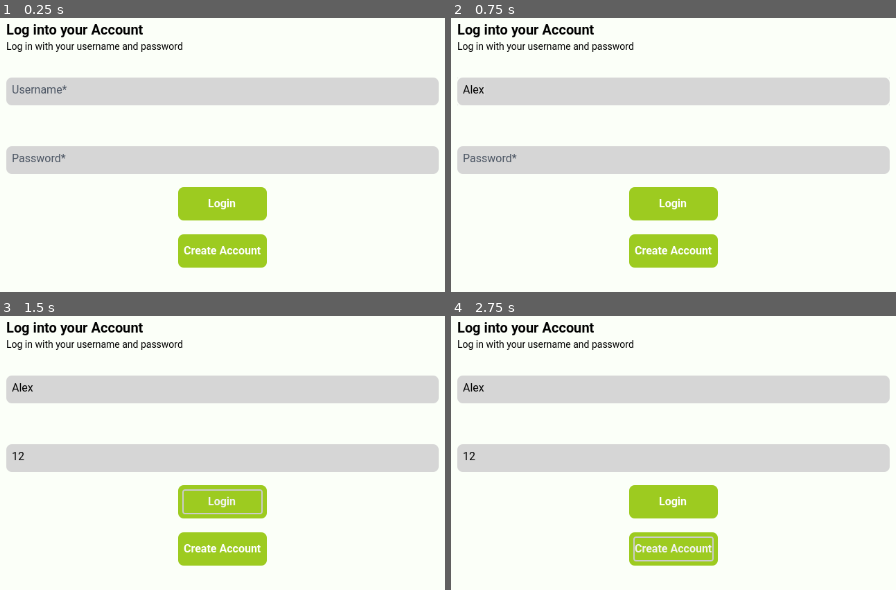
Above: before the commit, frames 1-4 (two rows, left to right).
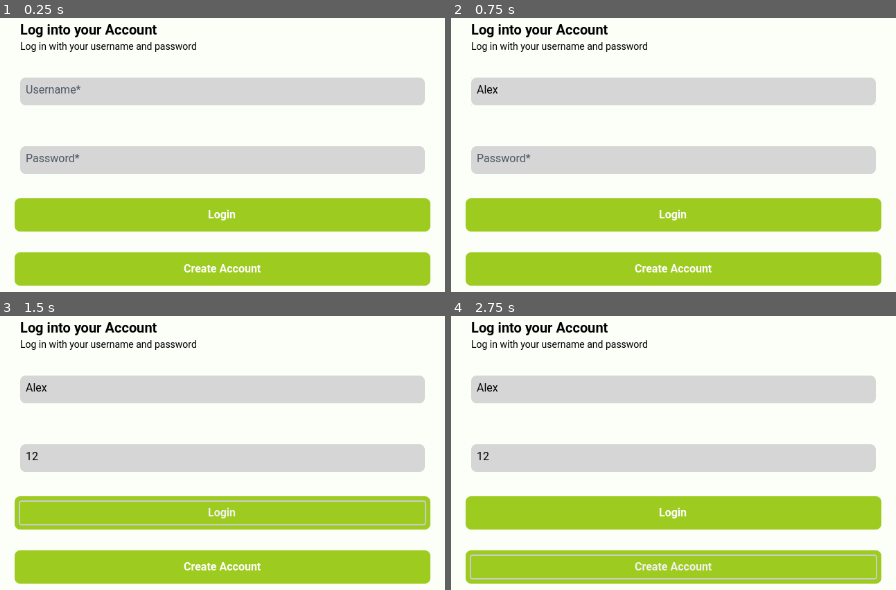
Above: after the commit, the same moments.

Repository: JUB-Yoush/4443-project
Game: Godot game, scene res://views/login.tscn
Same seed, same stepped clock (60 frames per second), same inputs: the game is played once before the commit and once after it. The project has no main scene, so this scene is started directly.
Inputs (mouse positions are in pixels of both pictures, inside the frame that each line leads up to):
- Up to frame 1 (0.25 s): no input
- Up to frame 2 (0.75 s): click (673, 91) at 0.52 s; type "Alex" at 0.6 s
- Up to frame 3 (1.5 s): click (222, 458) at 0.75 s; type "12" at 0.83 s; click "Login" at 1.25 s
- Up to frame 4 (2.75 s): click "Create Account" at 2 s

The runs differ from the first frame. In frame 1, 26% of the frame differs, in the area x 1-99%, y 2-98%; in frame 2, 26%; in frame 3, 26%; in frame 4, 26%.

Commit message:
making app functional

Diff:
--- a/new_game_project/controllers/login.gd
+++ b/new_game_project/controllers/login.gd
@@ -7,9 +7,11 @@
 @onready var usernameError := %UsernameError
 @onready var passwordError := %PasswordError
 
+@onready var loginError := %LoginError
+
+
 @onready var loginBtn := %LoginButton
 @onready var signupBtn := %SignupButton
-
 
 func _ready() -> void:
 	loginBtn.pressed.connect(login)
@@ -18,10 +20,18 @@
 func login() -> void:
 	passwordError.text = ""
 	usernameError.text = ""
+	loginError.text = ""
 
 	if usernameField.text == "":
 		usernameError.text = "Username cannot be empty"
+		return
 	if passwordField.text == "":
 		passwordError.text = "Password cannot be empty"
+		return
 
-	pass
+	var user := AppData.get_user(usernameField.text)
+
+	if user == null || user.password != passwordField.text:
+		loginError.text = "Username or password incorrect"
+
+	AppData.login_user(user)
--- a/new_game_project/db/database.gd
+++ b/new_game_project/db/database.gd
@@ -2,6 +2,7 @@
 class_name AppData
 
 var users: Array[User]
+var logged_in_user:User
 
 static var ref:AppData
 
@@ -29,3 +30,21 @@
     get_db().users.append(user)
     AppData.save()
     pass
+
+static func get_user(username:String) -> User:
+    var db = get_db()
+    for user in db.users:
+        if user.username == username:
+            return user
+    return null
+
+static func login_user(user:User) -> void:
+    get_db().logged_in_user = user;
+    pass
+
+static func logout() -> void:
+    get_db().logged_in_user = null;
+    pass
+
+static func get_logged_in_user() -> User:
+    return get_db().logged_in_user
--- /dev/null
+++ b/new_game_project/db/shared_prefs.gd
@@ -0,0 +1 @@
+extends Node
--- a/new_game_project/project.godot
+++ b/new_game_project/project.godot
@@ -15,6 +15,10 @@
 run/low_processor_mode=true
 config/icon="res://icon.svg"
 
+[autoload]
+
+SharedPrefs="*res://db/shared_prefs.gd"
+
 [display]
 
 window/size/viewport_width=648
--- a/new_game_project/views/home.tscn
+++ b/new_game_project/views/home.tscn
@@ -6,6 +6,7 @@
 [ext_resource type="Texture2D" uid="uid://dviean0unsa53" path="res://assets/ui/icons/Group 21.png" id="3_n66jl"]
 [ext_resource type="Texture2D" uid="uid://4gjdl5dm2vqe" path="res://assets/ui/icons/Ellipse 6.png" id="4_ux27p"]
 [ext_resource type="Texture2D" uid="uid://fc4ow5kjqkj6" path="res://assets/ui/icons/gg_add.png" id="5_n66jl"]
+[ext_resource type="PackedScene" path="res://views/navbar.tscn" id="7_pem21"]
 
 [sub_resource type="StyleBoxFlat" id="StyleBoxFlat_u36bc"]
 bg_color = Color(0.489622, 0.489622, 0.489622, 1)
@@ -401,3 +402,10 @@
 fit_content = true
 scroll_active = false
 horizontal_alignment = 3
+
+[node name="NavBar" parent="." instance=ExtResource("7_pem21")]
+layout_mode = 0
+offset_left = 1.0
+offset_top = 1044.0
+offset_right = 646.0
+offset_bottom = 1150.0
--- a/new_game_project/views/login.tscn
+++ b/new_game_project/views/login.tscn
@@ -79,6 +79,7 @@
 [node name="MarginContainer4" type="MarginContainer" parent="MarginContainer/VBoxContainer"]
 layout_mode = 2
 theme_override_constants/margin_top = 32
+theme_override_constants/margin_bottom = 16
 
 [node name="PasswordField" type="TextEdit" parent="MarginContainer/VBoxContainer/MarginContainer4"]
 unique_name_in_owner = true
@@ -100,9 +101,7 @@
 
 [node name="MarginContainer" type="MarginContainer" parent="MarginContainer/VBoxContainer"]
 layout_mode = 2
-theme_override_constants/margin_left = 256
-theme_override_constants/margin_right = 256
-theme_override_constants/margin_bottom = 32
+theme_override_constants/margin_bottom = 10
 
 [node name="LoginButton" type="Button" parent="MarginContainer/VBoxContainer/MarginContainer"]
 unique_name_in_owner = true
@@ -114,10 +113,17 @@
 theme_override_styles/normal = ExtResource("2_g77um")
 text = "Login"
 
+[node name="LoginError" type="Label" parent="MarginContainer/VBoxContainer"]
+unique_name_in_owner = true
+visible = false
+layout_mode = 2
+theme_override_colors/font_color = Color(1, 0, 0, 1)
+theme_override_fonts/font = ExtResource("3_8va1s")
+text = "adfadfasdfasfasdf"
+
 [node name="MarginContainer2" type="MarginContainer" parent="MarginContainer/VBoxContainer"]
 layout_mode = 2
-theme_override_constants/margin_left = 256
-theme_override_constants/margin_right = 256
+theme_override_constants/margin_top = 32
 
 [node name="SignupButton" type="Button" parent="MarginContainer/VBoxContainer/MarginContainer2"]
 unique_name_in_owner = true
--- a/new_game_project/views/signup.tscn
+++ b/new_game_project/views/signup.tscn
@@ -1,6 +1,20 @@
-[gd_scene load_steps=2 format=3 uid="uid://fwgcdj117s66"]
+[gd_scene load_steps=8 format=3 uid="uid://5f6o86te5r6b"]
 
-[ext_resource type="Script" uid="uid://cvrkmgd1artk4" path="res://controllers/signup.gd" id="1_8iu7o"]
+[ext_resource type="Script" uid="uid://d4giq45p648pc" path="res://controllers/login.gd" id="1_yj5op"]
+[ext_resource type="Theme" uid="uid://b8o6p1tkrcyh8" path="res://assets/themes/mainScreen.tres" id="2_c7nhb"]
+[ext_resource type="FontFile" uid="uid://dmv47mdya5kj5" path="res://assets/fonts/roboto/Roboto-Regular.ttf" id="3_i1rk7"]
+[ext_resource type="FontFile" uid="uid://d0ufi8aatsqjn" path="res://assets/fonts/roboto/Roboto-Italic.ttf" id="4_356c8"]
+[ext_resource type="FontFile" uid="uid://xgqmaqr2oy03" path="res://assets/fonts/roboto/Roboto-Bold.ttf" id="5_1tb6r"]
+[ext_resource type="StyleBox" uid="uid://dr1t3k8nlou4c" path="res://assets/themes/green_button.tres" id="6_mba3y"]
+
+[sub_resource type="StyleBoxFlat" id="StyleBoxFlat_g77um"]
+content_margin_left = 8.0
+content_margin_top = 8.0
+bg_color = Color(0.839216, 0.839216, 0.839216, 1)
+corner_radius_top_left = 8
+corner_radius_top_right = 8
+corner_radius_bottom_right = 8
+corner_radius_bottom_left = 8
 
 [node name="Signup" type="Control"]
 layout_mode = 3
@@ -9,84 +23,157 @@
 anchor_bottom = 1.0
 grow_horizontal = 2
 grow_vertical = 2
-script = ExtResource("1_8iu7o")
+script = ExtResource("1_yj5op")
 
-[node name="VBoxContainer" type="VBoxContainer" parent="."]
+[node name="MarginContainer" type="MarginContainer" parent="."]
 layout_mode = 1
 anchors_preset = 15
 anchor_right = 1.0
 anchor_bottom = 1.0
 grow_horizontal = 2
 grow_vertical = 2
+theme_override_constants/margin_left = 32
+theme_override_constants/margin_top = 64
+theme_override_constants/margin_right = 32
 
-[node name="FirstName" type="TextEdit" parent="VBoxContainer"]
+[node name="VBoxContainer" type="VBoxContainer" parent="MarginContainer"]
+layout_mode = 2
+
+[node name="Label" type="RichTextLabel" parent="MarginContainer/VBoxContainer"]
+layout_mode = 2
+theme = ExtResource("2_c7nhb")
+bbcode_enabled = true
+text = "[b]Log into your Account[/b]"
+fit_content = true
+
+[node name="Label2" type="RichTextLabel" parent="MarginContainer/VBoxContainer"]
+layout_mode = 2
+theme = ExtResource("2_c7nhb")
+bbcode_enabled = true
+text = "Log in with your username and password
+"
+fit_content = true
+
+[node name="MarginContainer3" type="MarginContainer" parent="MarginContainer/VBoxContainer"]
+layout_mode = 2
+theme_override_constants/margin_top = 32
+
+[node name="UsernameField" type="TextEdit" parent="MarginContainer/VBoxContainer/MarginContainer3"]
 unique_name_in_owner = true
+custom_minimum_size = Vector2(0, 40)
 layout_mode = 2
-placeholder_text = "Firstname *
-"
-scroll_fit_content_height = true
-
-[node name="FirstName2" type="Label" parent="VBoxContainer"]
-unique_name_in_owner = true
-layout_mode = 2
-theme_override_colors/font_color = Color(1, 0, 0, 1)
-text = "when username invalid"
-
-[node name="LastName" type="TextEdit" parent="VBoxContainer"]
-unique_name_in_owner = true
-layout_mode = 2
-placeholder_text = "Lastname *
-"
-scroll_fit_content_height = true
-
-[node name="FirstName3" type="Label" parent="VBoxContainer"]
-unique_name_in_owner = true
-layout_mode = 2
-theme_override_colors/font_color = Color(1, 0, 0, 1)
-text = "when username invalid"
-
-[node name="UserName" type="TextEdit" parent="VBoxContainer"]
-unique_name_in_owner = true
-layout_mode = 2
+theme_override_colors/font_placeholder_color = Color(0.294118, 0.333333, 0.388235, 1)
+theme_override_colors/font_color = Color(0, 0, 0, 1)
+theme_override_fonts/font = ExtResource("3_i1rk7")
+theme_override_styles/normal = SubResource("StyleBoxFlat_g77um")
 placeholder_text = "Username*
 "
 scroll_fit_content_height = true
 
-[node name="FirstName4" type="Label" parent="VBoxContainer"]
+[node name="UsernameError" type="Label" parent="MarginContainer/VBoxContainer"]
 unique_name_in_owner = true
 layout_mode = 2
 theme_override_colors/font_color = Color(1, 0, 0, 1)
-text = "when username invalid"
+theme_override_fonts/font = ExtResource("4_356c8")
 
-[node name="Password" type="TextEdit" parent="VBoxContainer"]
-unique_name_in_owner = true
+[node name="MarginContainer5" type="MarginContainer" parent="MarginContainer/VBoxContainer"]
 layout_mode = 2
-placeholder_text = "Password*
+
+[node name="UsernameField" type="TextEdit" parent="MarginContainer/VBoxContainer/MarginContainer5"]
+custom_minimum_size = Vector2(0, 40)
+layout_mode = 2
+theme_override_colors/font_placeholder_color = Color(0.294118, 0.333333, 0.388235, 1)
+theme_override_colors/font_color = Color(0, 0, 0, 1)
+theme_override_fonts/font = ExtResource("3_i1rk7")
+theme_override_styles/normal = SubResource("StyleBoxFlat_g77um")
+placeholder_text = "Username*
 "
 scroll_fit_content_height = true
 
-[node name="FirstName5" type="Label" parent="VBoxContainer"]
+[node name="UsernameError2" type="Label" parent="MarginContainer/VBoxContainer"]
 unique_name_in_owner = true
 layout_mode = 2
 theme_override_colors/font_color = Color(1, 0, 0, 1)
-text = "when username invalid"
+theme_override_fonts/font = ExtResource("4_356c8")
 
-[node name="MarginContainer" type="MarginContainer" parent="VBoxContainer"]
+[node name="MarginContainer6" type="MarginContainer" parent="MarginContainer/VBoxContainer"]
 layout_mode = 2
-theme_override_constants/margin_left = 128
-theme_override_constants/margin_right = 128
 
-[node name="Login" type="Button" parent="VBoxContainer/MarginContainer"]
+[node name="UsernameField" type="TextEdit" parent="MarginContainer/VBoxContainer/MarginContainer6"]
+custom_minimum_size = Vector2(0, 40)
+layout_mode = 2
+theme_override_colors/font_placeholder_color = Color(0.294118, 0.333333, 0.388235, 1)
+theme_override_colors/font_color = Color(0, 0, 0, 1)
+theme_override_fonts/font = ExtResource("3_i1rk7")
+theme_override_styles/normal = SubResource("StyleBoxFlat_g77um")
+placeholder_text = "Username*
+"
+scroll_fit_content_height = true
+
+[node name="UsernameError3" type="Label" parent="MarginContainer/VBoxContainer"]
 unique_name_in_owner = true
 layout_mode = 2
+theme_override_colors/font_color = Color(1, 0, 0, 1)
+theme_override_fonts/font = ExtResource("4_356c8")
+
+[node name="MarginContainer7" type="MarginContainer" parent="MarginContainer/VBoxContainer"]
+layout_mode = 2
+
+[node name="UsernameField" type="TextEdit" parent="MarginContainer/VBoxContainer/MarginContainer7"]
+custom_minimum_size = Vector2(0, 40)
+layout_mode = 2
+theme_override_colors/font_placeholder_color = Color(0.294118, 0.333333, 0.388235, 1)
+theme_override_colors/font_color = Color(0, 0, 0, 1)
+theme_override_fonts/font = ExtResource("3_i1rk7")
+theme_override_styles/normal = SubResource("StyleBoxFlat_g77um")
+placeholder_text = "Username*
+"
+scroll_fit_content_height = true
+
+[node name="UsernameError4" type="Label" parent="MarginContainer/VBoxContainer"]
+unique_name_in_owner = true
+layout_mode = 2
+theme_override_colors/font_color = Color(1, 0, 0, 1)
+theme_override_fonts/font = ExtResource("4_356c8")
+
+[node name="PasswordError" type="Label" parent="MarginContainer/VBoxContainer"]
+unique_name_in_owner = true
+layout_mode = 2
+theme_override_colors/font_color = Color(1, 0, 0, 1)
+theme_override_fonts/font = ExtResource("4_356c8")
+
+[node name="MarginContainer" type="MarginContainer" parent="MarginContainer/VBoxContainer"]
+layout_mode = 2
+theme_override_constants/margin_bottom = 10
+
+[node name="LoginButton" type="Button" parent="MarginContainer/VBoxContainer/MarginContainer"]
+unique_name_in_owner = true
+custom_minimum_size = Vector2(0, 32)
+layout_mode = 2
+theme_override_colors/font_color = Color(1, 1, 1, 1)
+theme_override_fonts/font = ExtResource("5_1tb6r")
+theme_override_styles/hover = ExtResource("6_mba3y")
+theme_override_styles/normal = ExtResource("6_mba3y")
 text = "Login"
 
-[node name="MarginContainer2" type="MarginContainer" parent="VBoxContainer"]
+[node name="LoginError" type="Label" parent="MarginContainer/VBoxContainer"]
+unique_name_in_owner = true
+visible = false
 layout_mode = 2
-theme_override_constants/margin_left = 128
-theme_override_constants/margin_right = 128
+theme_override_colors/font_color = Color(1, 0, 0, 1)
+theme_override_fonts/font = ExtResource("4_356c8")
+text = "adfadfasdfasfasdf"
 
-[node name="Signup" type="Button" parent="VBoxContainer/MarginContainer2"]
+[node name="MarginContainer2" type="MarginContainer" parent="MarginContainer/VBoxContainer"]
+layout_mode = 2
+theme_override_constants/margin_top = 32
+
+[node name="SignupButton" type="Button" parent="MarginContainer/VBoxContainer/MarginContainer2"]
 unique_name_in_owner = true
+custom_minimum_size = Vector2(0, 32)
 layout_mode = 2
-text = "New? Sign Up"
+theme_override_colors/font_color = Color(1, 1, 1, 1)
+theme_override_fonts/font = ExtResource("5_1tb6r")
+theme_override_styles/hover = ExtResource("6_mba3y")
+theme_override_styles/normal = ExtResource("6_mba3y")
+text = "Create Account"
Not shown, added: new_game_project/db/shared_prefs.gd.uid
Not shown: 1 places in new_game_project/views/home.tscn that only renumber resources
Not shown: 1 places in new_game_project/views/linkbank.tscn that only renumber resources
Not shown: 1 places in new_game_project/views/navbar.tscn that only renumber resources
